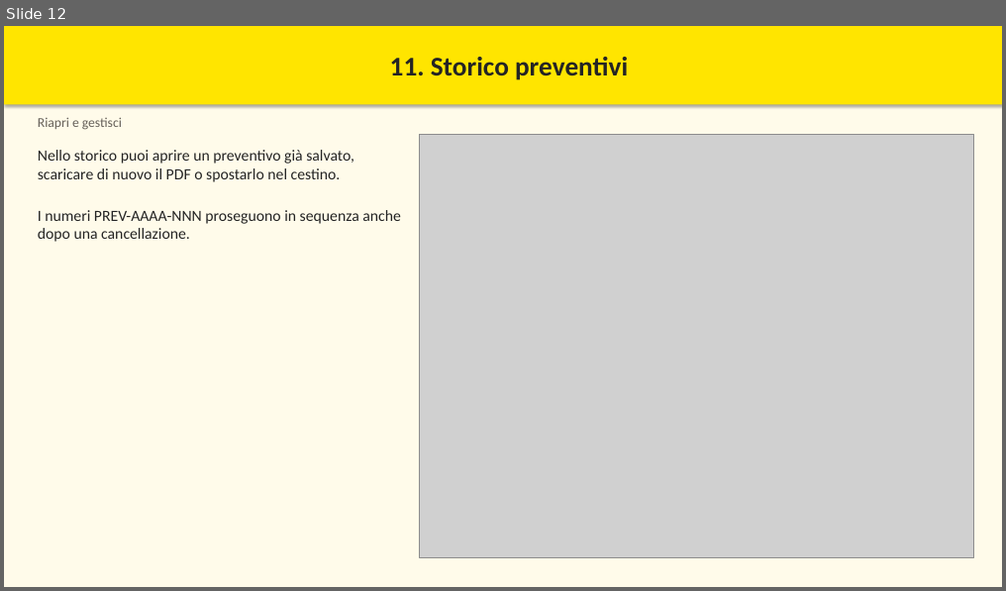
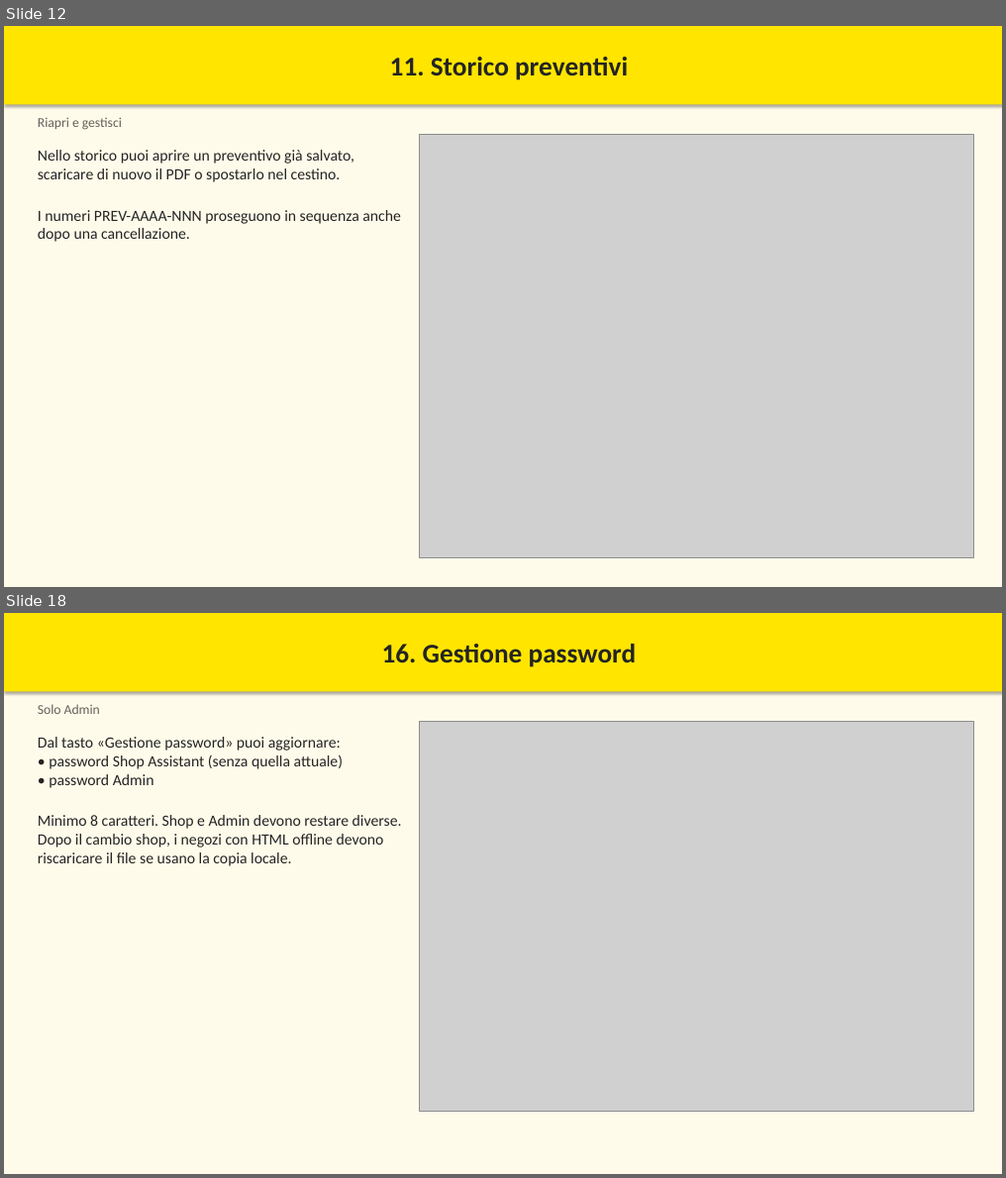
Before and after one commit to MBRP95/Preventivatore, a slide deck: docs/manuale/Manuale_Preventivatore_Shop_Assistant.pptx. Shown one above the other, each under a label of ours: slide 12 before the commit, slides 12 and 18 after it; the slides between them are not shown. The pictures are 1006x591 and 1006x1178 pixels, drawn with LibreOffice and Linux fonts; fonts in the diff are those of the drawing; grey boxes stand for pictures. Boxes give left, top, right and bottom in pixels: in the first picture for what was removed or moved away, otherwise in the second. Text is boxed around its words. In the diff, an @@ line names an element or a change of style, - is before the commit and + after.

```diff
--- a/docs/manuale/Manuale_Preventivatore_Shop_Assistant.pptx
+++ b/docs/manuale/Manuale_Preventivatore_Shop_Assistant.pptx
@@ slide 18 added at (4,613,1002,1174), background #FFFFFF @@
@@ rectangle added at (4,613,1002,1174), fill #FFFBEA @@
@@ rectangle added at (4,613,1002,691), fill #FFE500, 26 pt, text #242424, bold @@
+16. Gestione password
@@ text added at (38,704,100,714), 13 pt, text #66615A @@
+Solo Admin
@@ picture added at (420,722,973,1112) @@
@@ text added at (38,737,402,866), 15 pt, text #242424 @@
+Dal tasto «Gestione password» puoi aggiornare:
+• password Shop Assistant (senza quella attuale)
+• password Admin
+Minimo 8 caratteri. Shop e Admin devono restare diverse.
+Dopo il cambio shop, i negozi con HTML offline devono
+riscaricare il file se usano la copia locale.
```
Also in this commit, not shown: 3 slides changed, 5 other slides added, 7 other files.
